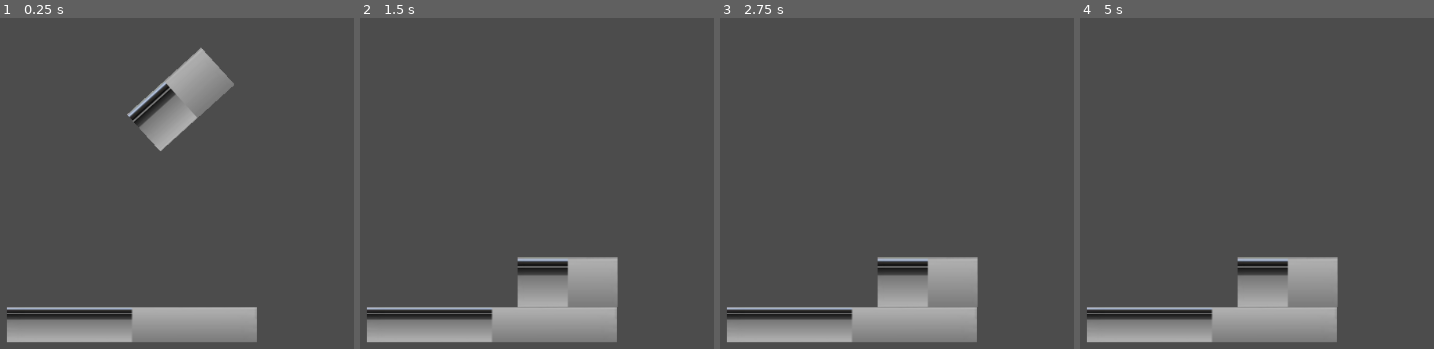
Above: before the commit, frames 1-4 (left to right).
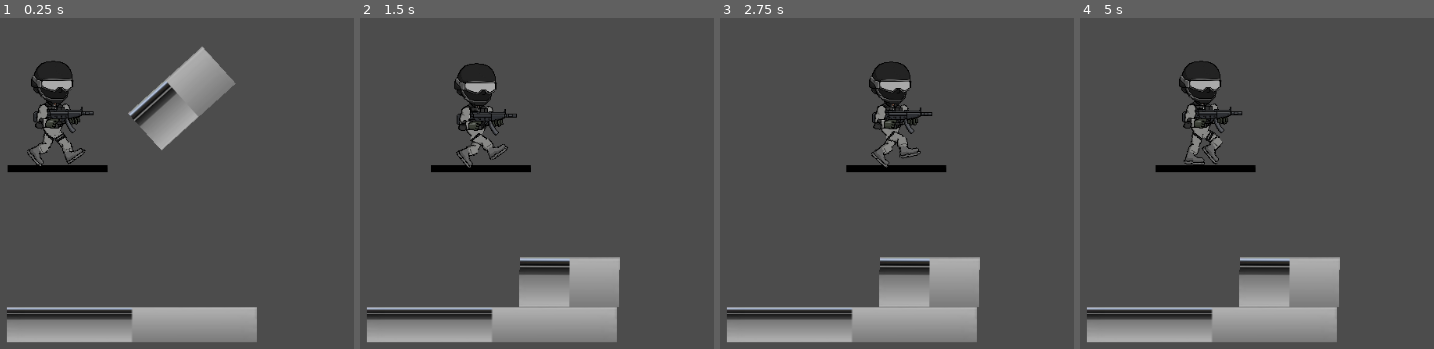
Above: after the commit, the same moments.

Repository: 2DMBIE/2DMBIE-Alpha
Game: Godot game, scene res://map.tscn
Same seed, same stepped clock (60 frames per second), same inputs: the game is played once before the commit and once after it.
Inputs:
- Up to frame 1 (0.25 s): no input
- Up to frame 2 (1.5 s): hold D (right, bound only after the commit) 0.53-1.28 s; hold S (down, bound only after the commit) from 1.28 s (still down)
- Up to frame 3 (2.75 s): tap Enter at 2 s; release S (down, bound only after the commit) at 2.03 s; hold D (right, bound only after the commit) from 2.03 s (still down)
- Up to frame 4 (5 s): release D (right, bound only after the commit) at 3.53 s; hold A (left, bound only after the commit) from 3.53 s (still down)

The runs differ from the first frame. In frame 1, 3.2% of the frame differs, in the area x 1-67%, y 8-47%; in frame 2, 3.3%; in frame 3, 3.3%; in frame 4, 3.4%, in the area x 21-74%, y 12-88%.

Commit message:
Player in map. Walking animation test!

Diff:
--- a/2DMBIE/main.tscn
+++ b/2DMBIE/assets/animations/walk-animation.tres
@@ -1,24 +1,7 @@
-[gd_scene load_steps=18 format=2]
+[gd_resource type="Animation" format=2]
 
-[ext_resource path="res://assets/agent1/foot_right.png" type="Texture" id=1]
-[ext_resource path="res://assets/agent1/lowerleg_left.png" type="Texture" id=2]
-[ext_resource path="res://assets/agent1/foot_left.png" type="Texture" id=3]
-[ext_resource path="res://assets/agent1/lowerleg_right.png" type="Texture" id=4]
-[ext_resource path="res://assets/agent1/thigh_right.png" type="Texture" id=5]
-[ext_resource path="res://assets/agent1/hand_right.png" type="Texture" id=6]
-[ext_resource path="res://assets/agent1/upperarm_left.png" type="Texture" id=7]
-[ext_resource path="res://assets/agent1/gun.png" type="Texture" id=8]
-[ext_resource path="res://assets/agent1/hand_left.png" type="Texture" id=9]
-[ext_resource path="res://assets/agent1/thigh_left.png" type="Texture" id=10]
-[ext_resource path="res://assets/agent1/torso.png" type="Texture" id=11]
-[ext_resource path="res://assets/agent1/head.png" type="Texture" id=12]
-[ext_resource path="res://assets/agent1/upperarm_right.png" type="Texture" id=13]
-[ext_resource path="res://assets/agent1/lowerarm_left.png" type="Texture" id=14]
-[ext_resource path="res://assets/agent1/lowerarm_right.png" type="Texture" id=15]
-[ext_resource path="res://background.png" type="Texture" id=16]
-
-[sub_resource type="Animation" id=1]
-resource_name = "walk (final) "
+[resource]
+resource_name = "walk"
 length = 1.6
 loop = true
 step = 0.05
@@ -238,165 +221,3 @@
 "update": 0,
 "values": [ 0.0, 0.0 ]
 }
-
-[node name="Player" type="Node2D"]
-position = Vector2( 45.006, 12.487 )
-
-[node name="background" type="Sprite" parent="."]
-modulate = Color( 1, 1, 1, 0.521569 )
-position = Vector2( -420.584, -105.463 )
-scale = Vector2( 0.2, 0.2 )
-texture = ExtResource( 16 )
-
-[node name="torso" type="Sprite" parent="."]
-position = Vector2( 3.17976, -72.8215 )
-texture = ExtResource( 11 )
-offset = Vector2( -3.4807, -0.343582 )
-
-[node name="head" type="Sprite" parent="torso"]
-position = Vector2( -0.0163317, -24.4058 )
-texture = ExtResource( 12 )
-offset = Vector2( 3.61706, -20.7686 )
-__meta__ = {
-"_edit_bone_": true
-}
-
-[node name="legs" type="Position2D" parent="torso"]
-position = Vector2( -0.00668335, 18.6922 )
-__meta__ = {
-"_edit_bone_": true
-}
-
-[node name="thigh_right" type="Sprite" parent="torso/legs"]
-position = Vector2( -6.18385, 3.40305 )
-rotation = -1.10438
-texture = ExtResource( 5 )
-offset = Vector2( -0.569733, 9.51619 )
-__meta__ = {
-"_edit_bone_": true,
-"_edit_ik_": true
-}
-
-[node name="lowerleg_right" type="Sprite" parent="torso/legs/thigh_right"]
-position = Vector2( -1.00315, 16.9141 )
-rotation = 0.517098
-texture = ExtResource( 4 )
-offset = Vector2( 1.15935, 6.17796 )
-__meta__ = {
-"_edit_bone_": true
-}
-
-[node name="foot_right" type="Sprite" parent="torso/legs/thigh_right/lowerleg_right"]
-position = Vector2( 0.506659, 14.2129 )
-rotation = -0.040738
-texture = ExtResource( 1 )
-offset = Vector2( 6.97537, 2.76973 )
-__meta__ = {
-"_edit_bone_": true
-}
-
-[node name="toes_right" type="Position2D" parent="torso/legs/thigh_right/lowerleg_right/foot_right"]
-position = Vector2( 15.1624, 5.05409 )
-__meta__ = {
-"_edit_bone_": true
-}
-
-[node name="thigh_left" type="Sprite" parent="torso/legs"]
-position = Vector2( 3.28812, 3.49881 )
-rotation = 0.449012
-z_index = -1
-texture = ExtResource( 10 )
-offset = Vector2( -0.0710678, 9.22731 )
-__meta__ = {
-"_edit_bone_": true,
-"_edit_ik_": true
-}
-
-[node name="lowerleg_left" type="Sprite" parent="torso/legs/thigh_left"]
-position = Vector2( 1.05579, 17.9436 )
-rotation = 0.784646
-texture = ExtResource( 2 )
-offset = Vector2( 0.816467, 5.62079 )
-__meta__ = {
-"_edit_bone_": true
-}
-
-[node name="foot_left" type="Sprite" parent="torso/legs/thigh_left/lowerleg_left"]
-position = Vector2( 0.074131, 13.4046 )
-rotation = -0.339867
-texture = ExtResource( 3 )
-offset = Vector2( 6.562, 2.194 )
-__meta__ = {
-"_edit_bone_": true
-}
-
-[node name="toes_left" type="Position2D" parent="torso/legs/thigh_left/lowerleg_left/foot_left"]
-position = Vector2( 12.9359, 4.65146 )
-__meta__ = {
-"_edit_bone_": true
-}
-
-[node name="upperarm_left" type="Sprite" parent="torso"]
-position = Vector2( 12.6409, -10.4768 )
-rotation = 0.324524
-z_index = -1
-texture = ExtResource( 7 )
-offset = Vector2( -0.0147476, 7.05466 )
-__meta__ = {
-"_edit_bone_": true,
-"_edit_ik_": true
-}
-
-[node name="lowerarm_left" type="Sprite" parent="torso/upperarm_left"]
-position = Vector2( -0.938873, 18.0288 )
-rotation = -1.94903
-texture = ExtResource( 14 )
-offset = Vector2( 0.949958, 6.18722 )
-__meta__ = {
-"_edit_bone_": true
-}
-
-[node name="hand_left" type="Sprite" parent="torso/upperarm_left/lowerarm_left"]
-position = Vector2( 0, 18.566 )
-rotation = 1.4308
-z_index = 2
-texture = ExtResource( 9 )
-__meta__ = {
-"_edit_bone_": true
-}
-
-[node name="upperarm_right" type="Sprite" parent="torso"]
-position = Vector2( -14.969, -10.6482 )
-rotation = 0.171752
-z_index = 1
-texture = ExtResource( 13 )
-offset = Vector2( -0.0279083, 8.82368 )
-__meta__ = {
-"_edit_bone_": true,
-"_edit_ik_": true
-}
-
-[node name="lowerarm_right" type="Sprite" parent="torso/upperarm_right"]
-position = Vector2( -1.01368, 20.0398 )
-rotation = -1.65516
-z_index = 1
-texture = ExtResource( 15 )
-offset = Vector2( 0.498055, 6.75774 )
-__meta__ = {
-"_edit_bone_": true
-}
-
-[node name="hand_right" type="Sprite" parent="torso/upperarm_right/lowerarm_right"]
-position = Vector2( 1.33635, 15.2045 )
-rotation = -0.0794197
-texture = ExtResource( 6 )
-__meta__ = {
-"_edit_bone_": true
-}
-
-[node name="gun" type="Sprite" parent="torso"]
-position = Vector2( 11.1734, 4.6855 )
-texture = ExtResource( 8 )
-
-[node name="AnimationPlayer" type="AnimationPlayer" parent="."]
-"anims/walk (final) " = SubResource( 1 )
--- a/2DMBIE/map.tscn
+++ b/2DMBIE/map.tscn
@@ -1,6 +1,7 @@
-[gd_scene load_steps=4 format=2]
+[gd_scene load_steps=5 format=2]
 
 [ext_resource path="res://assets/groundsprites.png" type="Texture" id=1]
+[ext_resource path="res://player.tscn" type="PackedScene" id=2]
 
 [sub_resource type="RectangleShape2D" id=1]
 extents = Vector2( 64.1179, 31.9876 )
@@ -11,7 +12,7 @@
 [node name="Level" type="Node2D"]
 
 [node name="block1" type="RigidBody2D" parent="."]
-position = Vector2( 520.683, 176.309 )
+position = Vector2( 522.097, 174.895 )
 rotation = -0.734489
 gravity_scale = 10.41
 __meta__ = {
@@ -36,3 +37,6 @@
 
 [node name="CollisionShape2D" type="CollisionShape2D" parent="floor"]
 shape = SubResource( 2 )
+
+[node name="Player" parent="." instance=ExtResource( 2 )]
+position = Vector2( 355.82, 303.065 )
--- /dev/null
+++ b/2DMBIE/player.gd
@@ -0,0 +1,24 @@
+extends KinematicBody2D
+
+var velocity = Vector2(0,0)
+
+func _process(delta):
+	if Input.is_action_pressed("left"):
+		velocity.x = -100
+		$AnimationPlayer.play("walk")
+	if Input.is_action_pressed("right"):
+		velocity.x = 100
+		$AnimationPlayer.play("walk")
+	if Input.is_action_pressed("down"):
+		$AnimationPlayer.stop(true)
+
+	move_and_slide(velocity)
+	velocity.x = lerp(velocity.x,0,0.2)
+
+
+
+func standstill():
+	if velocity.x == 0:
+		return true
+	else:
+		return false
--- /dev/null
+++ b/2DMBIE/player.tscn
@@ -0,0 +1,191 @@
+[gd_scene load_steps=20 format=2]
+
+[ext_resource path="res://assets/animations/walk-animation.tres" type="Animation" id=1]
+[ext_resource path="res://assets/agent1/lowerleg_right.png" type="Texture" id=2]
+[ext_resource path="res://assets/agent1/lowerarm_right.png" type="Texture" id=3]
+[ext_resource path="res://assets/agent1/hand_left.png" type="Texture" id=4]
+[ext_resource path="res://assets/agent1/thigh_left.png" type="Texture" id=5]
+[ext_resource path="res://assets/agent1/torso.png" type="Texture" id=6]
+[ext_resource path="res://assets/agent1/head.png" type="Texture" id=7]
+[ext_resource path="res://assets/agent1/lowerarm_left.png" type="Texture" id=8]
+[ext_resource path="res://assets/agent1/gun.png" type="Texture" id=9]
+[ext_resource path="res://assets/agent1/foot_right.png" type="Texture" id=10]
+[ext_resource path="res://assets/agent1/thigh_right.png" type="Texture" id=11]
+[ext_resource path="res://assets/agent1/upperarm_left.png" type="Texture" id=12]
+[ext_resource path="res://assets/agent1/upperarm_right.png" type="Texture" id=13]
+[ext_resource path="res://assets/agent1/foot_left.png" type="Texture" id=14]
+[ext_resource path="res://assets/agent1/hand_right.png" type="Texture" id=15]
+[ext_resource path="res://assets/agent1/lowerleg_left.png" type="Texture" id=16]
+[ext_resource path="res://player.gd" type="Script" id=17]
+[ext_resource path="res://assets/groundsprites.png" type="Texture" id=18]
+
+[sub_resource type="CapsuleShape2D" id=1]
+radius = 26.2156
+height = 81.4238
+
+[node name="Player" type="KinematicBody2D"]
+script = ExtResource( 17 )
+
+[node name="torso" type="Sprite" parent="."]
+position = Vector2( 3.80419, -75.6688 )
+texture = ExtResource( 6 )
+offset = Vector2( -3.4807, -0.343582 )
+
+[node name="head" type="Sprite" parent="torso"]
+position = Vector2( -0.0163317, -24.4058 )
+texture = ExtResource( 7 )
+offset = Vector2( 3.61706, -20.7686 )
+__meta__ = {
+"_edit_bone_": true
+}
+
+[node name="legs" type="Position2D" parent="torso"]
+position = Vector2( -0.00668335, 18.6922 )
+__meta__ = {
+"_edit_bone_": true
+}
+
+[node name="thigh_right" type="Sprite" parent="torso/legs"]
+position = Vector2( -6.18385, 3.40305 )
+rotation = 0.281092
+texture = ExtResource( 11 )
+offset = Vector2( -0.569733, 9.51619 )
+__meta__ = {
+"_edit_bone_": true,
+"_edit_ik_": true
+}
+
+[node name="lowerleg_right" type="Sprite" parent="torso/legs/thigh_right"]
+position = Vector2( -1.00315, 16.9141 )
+rotation = 0.932737
+texture = ExtResource( 2 )
+offset = Vector2( 1.15935, 6.17796 )
+__meta__ = {
+"_edit_bone_": true
+}
+
+[node name="foot_right" type="Sprite" parent="torso/legs/thigh_right/lowerleg_right"]
+position = Vector2( 0.506659, 14.2129 )
+rotation = -0.348273
+texture = ExtResource( 10 )
+offset = Vector2( 6.97537, 2.76973 )
+__meta__ = {
+"_edit_bone_": true
+}
+
+[node name="toes_right" type="Position2D" parent="torso/legs/thigh_right/lowerleg_right/foot_right"]
+position = Vector2( 15.1624, 5.05409 )
+__meta__ = {
+"_edit_bone_": true
+}
+
+[node name="thigh_left" type="Sprite" parent="torso/legs"]
+position = Vector2( 3.28812, 3.49881 )
+rotation = -0.593578
+z_index = -1
+texture = ExtResource( 5 )
+offset = Vector2( -0.0710678, 9.22731 )
+__meta__ = {
+"_edit_bone_": true,
+"_edit_ik_": true
+}
+
+[node name="lowerleg_left" type="Sprite" parent="torso/legs/thigh_left"]
+position = Vector2( 1.05579, 17.9436 )
+rotation = 0.344982
+texture = ExtResource( 16 )
+offset = Vector2( 0.816467, 5.62079 )
+__meta__ = {
+"_edit_bone_": true
+}
+
+[node name="foot_left" type="Sprite" parent="torso/legs/thigh_left/lowerleg_left"]
+position = Vector2( 0.074131, 13.4046 )
+rotation = -0.361747
+texture = ExtResource( 14 )
+offset = Vector2( 6.562, 2.194 )
+__meta__ = {
+"_edit_bone_": true
+}
+
+[node name="toes_left" type="Position2D" parent="torso/legs/thigh_left/lowerleg_left/foot_left"]
+position = Vector2( 12.9359, 4.65146 )
+__meta__ = {
+"_edit_bone_": true
+}
+
+[node name="upperarm_left" type="Sprite" parent="torso"]
+position = Vector2( 12.6409, -10.4768 )
+rotation = 0.324524
+z_index = -1
+texture = ExtResource( 12 )
+offset = Vector2( -0.0147476, 7.05466 )
+__meta__ = {
+"_edit_bone_": true,
+"_edit_ik_": true
+}
+
+[node name="lowerarm_left" type="Sprite" parent="torso/upperarm_left"]
+position = Vector2( -0.938873, 18.0288 )
+rotation = -1.94903
+texture = ExtResource( 8 )
+offset = Vector2( 0.949958, 6.18722 )
+__meta__ = {
+"_edit_bone_": true
+}
+
+[node name="hand_left" type="Sprite" parent="torso/upperarm_left/lowerarm_left"]
+position = Vector2( 0, 18.566 )
+rotation = 1.4308
+z_index = 2
+texture = ExtResource( 4 )
+__meta__ = {
+"_edit_bone_": true
+}
+
+[node name="upperarm_right" type="Sprite" parent="torso"]
+position = Vector2( -14.969, -10.6482 )
+rotation = 0.171752
+z_index = 1
+texture = ExtResource( 13 )
+offset = Vector2( -0.0279083, 8.82368 )
+__meta__ = {
+"_edit_bone_": true,
+"_edit_ik_": true
+}
+
+[node name="lowerarm_right" type="Sprite" parent="torso/upperarm_right"]
+position = Vector2( -1.01368, 20.0398 )
+rotation = -1.65516
+z_index = 1
+texture = ExtResource( 3 )
+offset = Vector2( 0.498055, 6.75774 )
+__meta__ = {
+"_edit_bone_": true
+}
+
+[node name="hand_right" type="Sprite" parent="torso/upperarm_right/lowerarm_right"]
+position = Vector2( 1.33635, 15.2045 )
+rotation = -0.0794197
+texture = ExtResource( 15 )
+__meta__ = {
+"_edit_bone_": true
+}
+
+[node name="gun" type="Sprite" parent="torso"]
+position = Vector2( 11.1685, 4.68671 )
+texture = ExtResource( 9 )
+
+[node name="CollisionShape2D" type="CollisionShape2D" parent="."]
+position = Vector2( 0, -78.103 )
+shape = SubResource( 1 )
+
+[node name="AnimationPlayer" type="AnimationPlayer" parent="."]
+anims/walk = ExtResource( 1 )
+
+[node name="ground" type="Sprite" parent="."]
+modulate = Color( 0, 0, 0, 1 )
+position = Vector2( 7.08516, -8.38797 )
+scale = Vector2( 1, 0.139654 )
+z_index = -3
+texture = ExtResource( 18 )
--- a/2DMBIE/project.godot
+++ b/2DMBIE/project.godot
@@ -28,6 +28,29 @@
 
 singletons=[ "res://git_api.gdnlib" ]
 
+[input]
+
+right={
+"deadzone": 0.5,
+"events": [ Object(InputEventKey,"resource_local_to_scene":false,"resource_name":"","device":0,"alt":false,"shift":false,"control":false,"meta":false,"command":false,"pressed":false,"scancode":68,"unicode":0,"echo":false,"script":null)
+ ]
+}
+left={
+"deadzone": 0.5,
+"events": [ Object(InputEventKey,"resource_local_to_scene":false,"resource_name":"","device":0,"alt":false,"shift":false,"control":false,"meta":false,"command":false,"pressed":false,"scancode":65,"unicode":0,"echo":false,"script":null)
+ ]
+}
+down={
+"deadzone": 0.5,
+"events": [ Object(InputEventKey,"resource_local_to_scene":false,"resource_name":"","device":0,"alt":false,"shift":false,"control":false,"meta":false,"command":false,"pressed":false,"scancode":83,"unicode":0,"echo":false,"script":null)
+ ]
+}
+up={
+"deadzone": 0.5,
+"events": [ Object(InputEventKey,"resource_local_to_scene":false,"resource_name":"","device":0,"alt":false,"shift":false,"control":false,"meta":false,"command":false,"pressed":false,"scancode":87,"unicode":0,"echo":false,"script":null)
+ ]
+}
+
 [rendering]
 
 environment/default_environment="res://default_env.tres"
